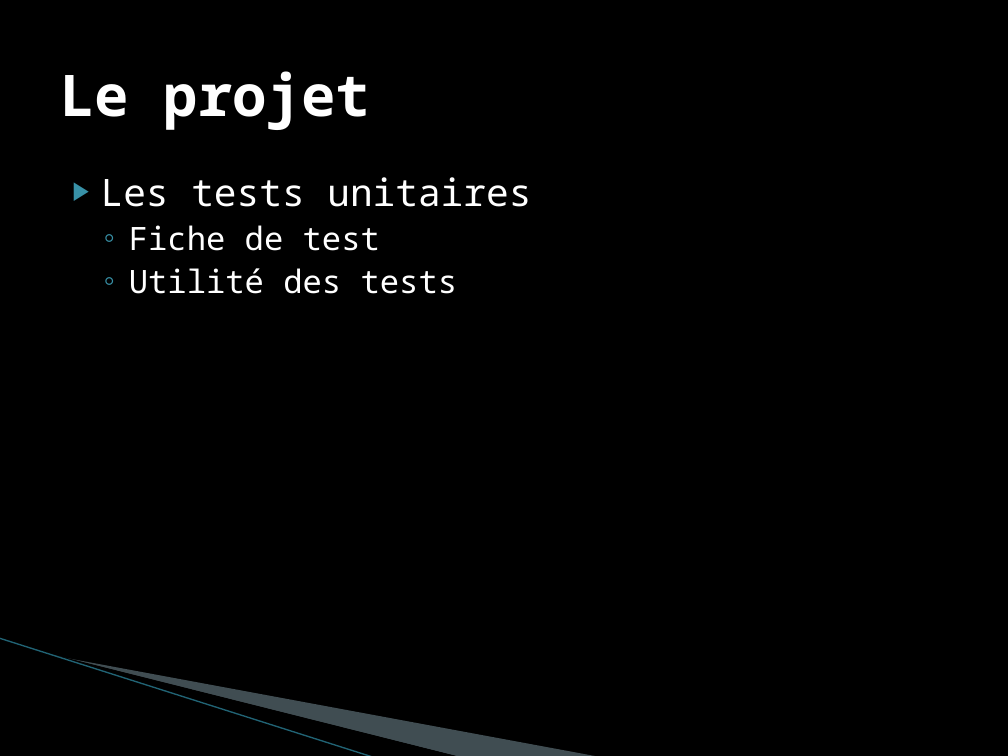
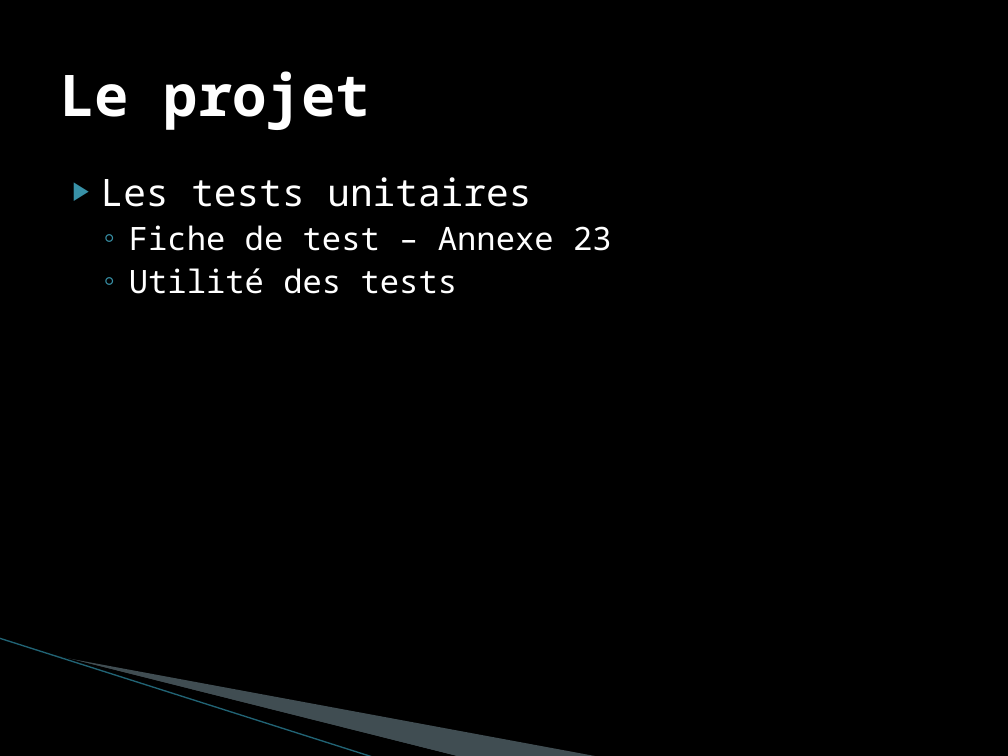
Before and after one commit to AurelienHarle/SuiviStagiaire, a slide deck: slide 14 of doc/Rapport de stage/Presentation suivi de stagiaire.pptx. Drawn at 1008x756 pixels with LibreOffice and Linux fonts; fonts in the diff are those of the drawing; background and template pictures are left out. Boxes give left, top, right and bottom in pixels: in the first picture for what was removed or moved away, otherwise in the second. Text is boxed around its words. In the diff, an @@ line names an element or a change of style, - is before the commit and + after.

```diff
--- a/doc/Rapport de stage/Presentation suivi de stagiaire.pptx
+++ b/doc/Rapport de stage/Presentation suivi de stagiaire.pptx
@@ text at <box>129,225,612,251</box>: text changed @@
-  ◦ Fiche de test
+  ◦ Fiche de test – Annexe 23
```
Also in this commit, not shown: 10 other slides changed, 1 slide added, 2 other files.
